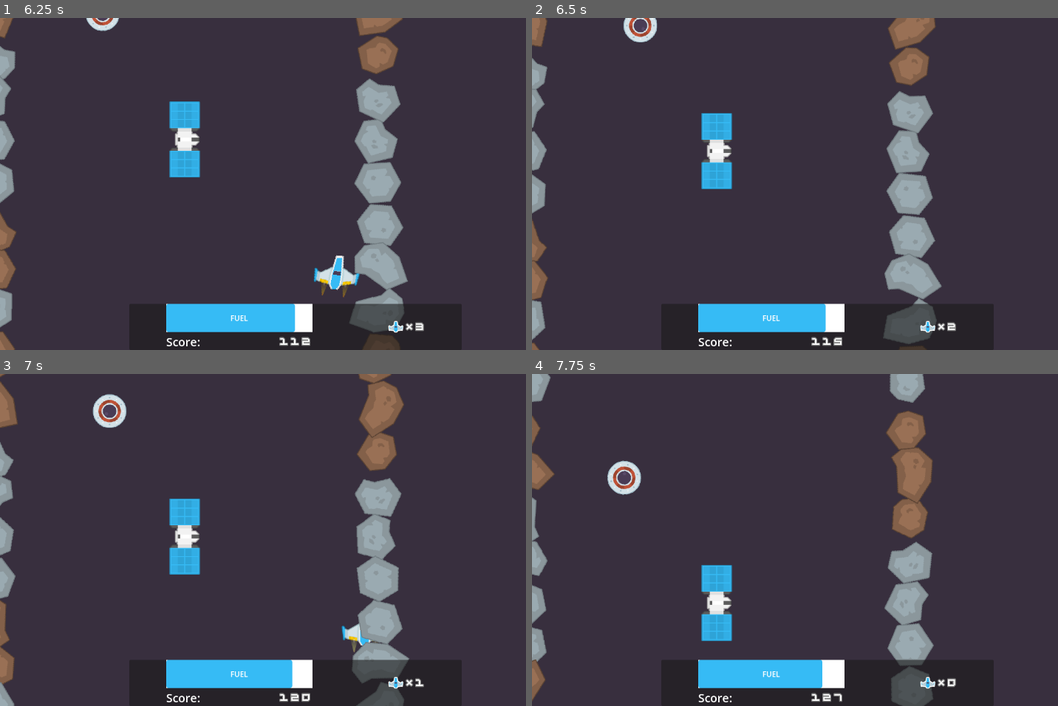
Above: before the commit, frames 1-4 (two rows, left to right).
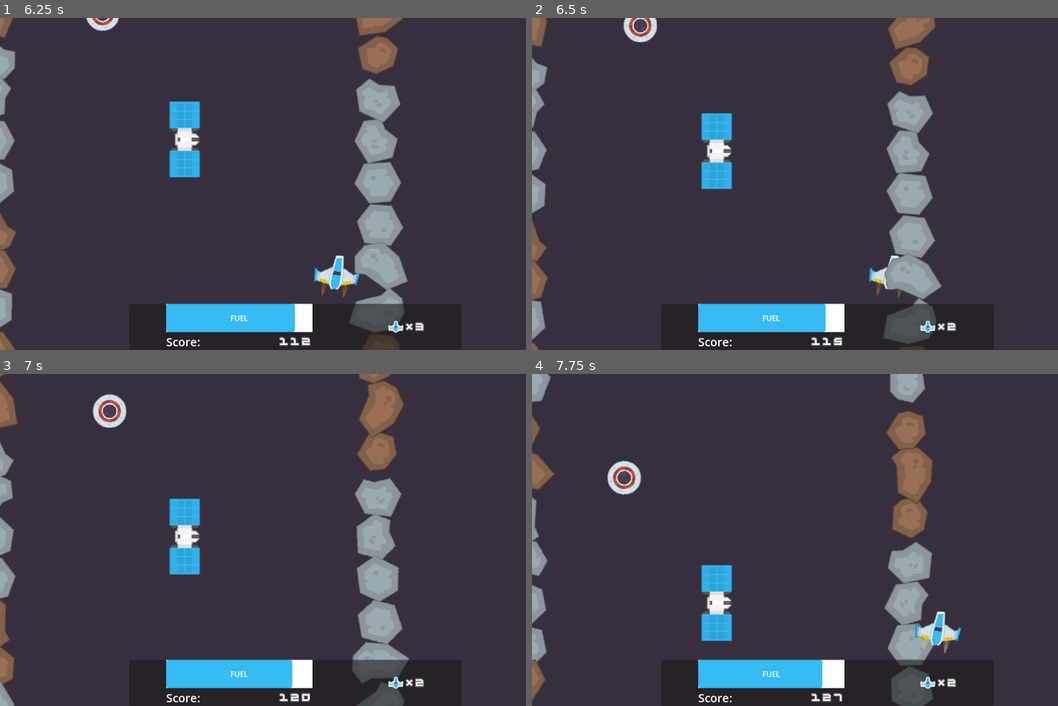
Above: after the commit, the same moments.

Repository: odonnell-brian/20-game-river-raid
Game: Godot game, scene res://Game.tscn
Two runs of this game, one before a commit and one after it. Both use one fixed random seed, a clock stepped at 60 frames per second and the inputs below.
Inputs:
- Up to frame 1 (6.25 s): tap Enter at 0.5 s; hold D (move_right) 0.53-1.28 s; hold Space (shoot) 0.53-1.28 s; hold S (move_down) 1.28-2.03 s; tap Space (shoot) every 1.5 s from 1.35 to 5.85 s; hold D (move_right) 2.03-2.78 s; hold Space (shoot) 2.03-2.78 s; hold W (move_up) 2.78-3.53 s; hold Space (shoot) 3.53-4.28 s; hold A (move_left) 3.53-5.03 s; hold S (move_down) 5.03-5.78 s; hold Space (shoot) 5.03-5.78 s; hold D (move_right) from 5.78 s (still down)
- Up to frame 2 (6.5 s): keep holding D (move_right)
- Up to frame 3 (7 s): release D (move_right) at 6.53 s; hold W (move_up) from 6.53 s (still down); hold Space (shoot) from 6.53 s (still down)
- Up to frame 4 (7.75 s): release W (move_up) at 7.28 s; release Space (shoot) at 7.28 s; hold D (move_right) from 7.28 s (still down); tap Space (shoot) at 7.35 s

Frame 1 is identical in both runs. In frame 2, 0.2% of the frame differs, in the area x 64-71%, y 71-85%; in frame 3, 0.2%; in frame 4, 0.5%, in the area x 72-82%, y 71-95%.

Commit message:
Add invulnerability time on taking damage

Diff:
--- a/Common/Components/health/health_component.gd
+++ b/Common/Components/health/health_component.gd
@@ -8,14 +8,20 @@
 @export var destroy_on_deplete: bool = true
 @export var destroy_fx: PackedScene
 
+@export var invuln_timer: Timer
+
 var current_health: int
+var is_invulnerable: bool = false
 
 func _ready() -> void:
 	current_health = max_health
 	area_entered.connect(try_damage)
 
+	if invuln_timer:
+		invuln_timer.timeout.connect(on_invulnerability_timeout)
+
 func try_damage(node: Node2D) -> void:
-	if not node is DamageComponent:
+	if not node is DamageComponent or is_invulnerable:
 		return
 
 	if node.get_parent() == get_parent():
@@ -24,12 +30,21 @@
 	take_damage((node as DamageComponent).damage_amount)
 
 func take_damage(amount: int) -> void:
+	handle_invulnerability()
+
 	current_health = maxi(current_health - amount, 0)
 	health_changed.emit(current_health)
 
 	if current_health == 0:
 		health_depleted.emit()
 		try_destroy()
+
+func handle_invulnerability() -> void:
+	if not invuln_timer:
+		return
+
+	is_invulnerable = true
+	invuln_timer.start()
 
 func try_destroy() -> void:
 	if not destroy_on_deplete:
@@ -41,3 +56,6 @@
 		get_tree().current_scene.add_child(fx)
 
 	get_parent().queue_free()
+
+func on_invulnerability_timeout() -> void:
+	is_invulnerable = false
--- a/Common/Components/health/health_component.tscn
+++ b/Common/Components/health/health_component.tscn
@@ -4,3 +4,5 @@
 
 [node name="HealthComponent" type="Area2D"]
 script = ExtResource("1_52x27")
+
+[node name="InvulnerabilityTimer" type="Timer" parent="."]
--- a/Entities/player/player.tscn
+++ b/Entities/player/player.tscn
@@ -121,7 +121,8 @@
 
 [sub_resource type="Animation" id="Animation_v3hes"]
 resource_name = "blink"
-length = 0.5333
+length = 2.0
+step = 0.1
 tracks/0/type = "value"
 tracks/0/imported = false
 tracks/0/enabled = true
@@ -129,10 +130,10 @@
 tracks/0/interp = 1
 tracks/0/loop_wrap = true
 tracks/0/keys = {
-"times": PackedFloat32Array(0, 0.0666667, 0.133333, 0.2, 0.266667, 0.333333, 0.4, 0.466667, 0.5333),
-"transitions": PackedFloat32Array(1, 1, 1, 1, 1, 1, 1, 1, 1),
+"times": PackedFloat32Array(0, 0.1, 0.2, 0.3, 0.4, 0.5, 0.6, 0.7, 0.8, 0.9, 1, 1.1, 1.2, 1.3, 1.4, 1.5, 1.6, 1.7, 1.8, 1.9, 2),
+"transitions": PackedFloat32Array(1, 1, 1, 1, 1, 1, 1, 1, 1, 1, 1, 1, 1, 1, 1, 1, 1, 1, 1, 1, 1),
 "update": 1,
-"values": [true, false, true, false, true, false, true, false, true]
+"values": [true, false, true, false, true, false, true, false, true, false, true, false, true, false, true, false, true, false, true, false, true]
 }
 
 [sub_resource type="AnimationLibrary" id="AnimationLibrary_pgwtq"]
@@ -185,6 +186,7 @@
 texture = ExtResource("3_3we0j")
 
 [node name="CollisionPolygon2D" type="CollisionPolygon2D" parent="."]
+visible = false
 polygon = PackedVector2Array(-9, -38, 10, -38, 15, -14, 51, -7, 48, 25, 9, 39, -8, 39, -48, 27, -51, -8, -14, -14)
 
 [node name="AnimationComponent" parent="." node_paths=PackedStringArray("movement_component", "animation_player") instance=ExtResource("3_nqdw5")]
@@ -208,19 +210,25 @@
 [node name="Timer" type="Timer" parent="GunComponent"]
 wait_time = 0.5
 
-[node name="HealthComponent" parent="." instance=ExtResource("10_twsei")]
+[node name="HealthComponent" parent="." node_paths=PackedStringArray("invuln_timer") instance=ExtResource("10_twsei")]
 collision_layer = 0
 max_health = 3
 destroy_on_deplete = false
+invuln_timer = NodePath("Timer")
 
 [node name="CollisionPolygon2D" type="CollisionPolygon2D" parent="HealthComponent"]
+visible = false
 polygon = PackedVector2Array(-9, -38, 10, -38, 15, -14, 51, -7, 48, 25, 9, 39, -8, 39, -48, 27, -51, -8, -14, -14)
+
+[node name="Timer" type="Timer" parent="HealthComponent"]
+wait_time = 2.0
 
 [node name="DamageComponent" parent="." instance=ExtResource("11_2xrie")]
 collision_layer = 26
 collision_mask = 0
 
 [node name="CollisionPolygon2D" type="CollisionPolygon2D" parent="DamageComponent"]
+visible = false
 polygon = PackedVector2Array(-9, -38, 10, -38, 15, -14, 51, -7, 48, 25, 9, 39, -8, 39, -48, 27, -51, -8, -14, -14)
 
 [node name="FuelComponent" parent="." node_paths=PackedStringArray("health_component") instance=ExtResource("12_v3hes")]
